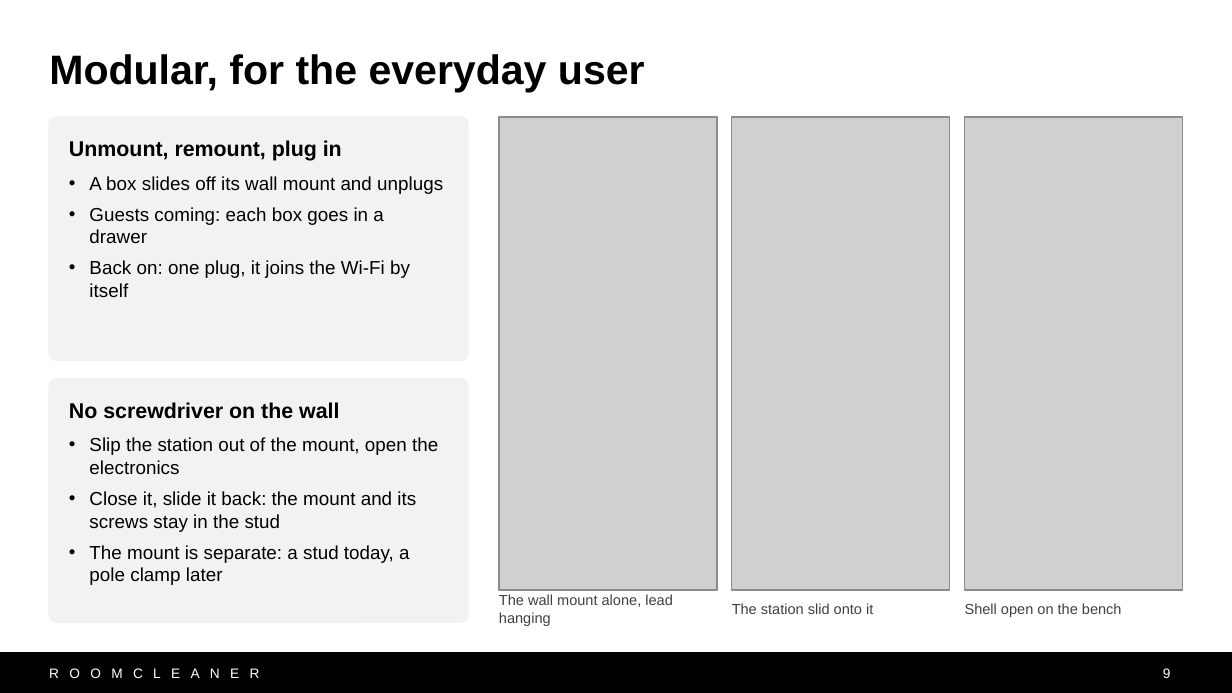
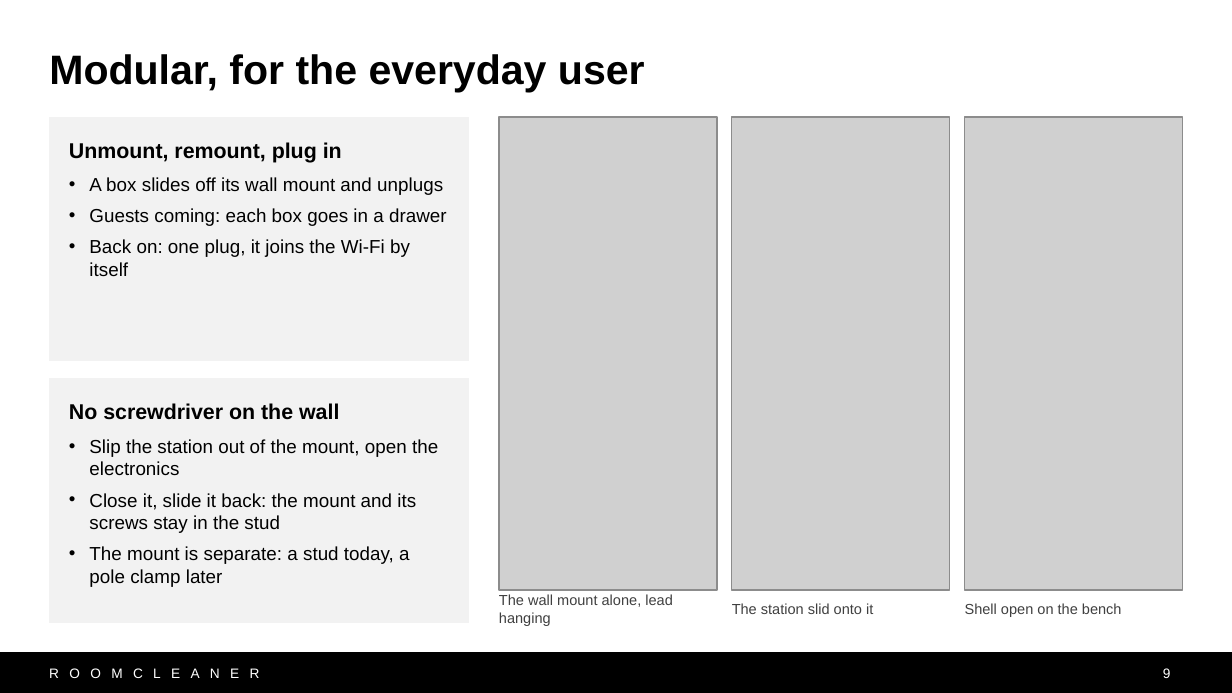
Before and after one commit to Jaspario1199/RoomCleaner, a slide deck: slide 9 of docs/presentation/deck_v10/RoomCleaner_Buntinx_v10.pptx. Drawn at 1232x693 pixels with LibreOffice and Linux fonts; fonts in the diff are those of the drawing; grey boxes stand for pictures. Boxes give left, top, right and bottom in pixels: in the first picture for what was removed or moved away, otherwise in the second. Text is boxed around its words. In the diff, an @@ line names an element or a change of style, - is before the commit and + after.

```diff
--- a/docs/presentation/deck_v10/RoomCleaner_Buntinx_v10.pptx
+++ b/docs/presentation/deck_v10/RoomCleaner_Buntinx_v10.pptx
@@ rectangle "Unmount, remount, plug in": place and size @@
-rectangle "Unmount, remount, plug in" at (89,176,443,297)
+rectangle "Unmount, remount, plug in" at (49,117,468,361)
@@ rectangle "Unmount, remount, plug in" at (49,117,468,361): fill none to #F2F2F2; outline none to #F2F2F2 0.75 pt @@
@@ rounded rectangle removed at (49,117,468,361) @@
@@ text in rectangle at (69,142,342,163): paragraph added @@
+Unmount, remount, plug in
@@ text removed at (69,140,342,161) @@
-Unmount, remount, plug in
@@ rectangle "No screwdriver on the wall" at (49,379,468,623): fill none to #F2F2F2; outline none to #F2F2F2 0.75 pt @@
@@ rectangle "No screwdriver on the wall": place and size @@
-rectangle "No screwdriver on the wall" at (89,437,438,585)
+rectangle "No screwdriver on the wall" at (49,379,468,623)
@@ rounded rectangle removed at (49,379,468,623) @@
```
Also in this commit, not shown: 15 other slides changed, 4 other files.
